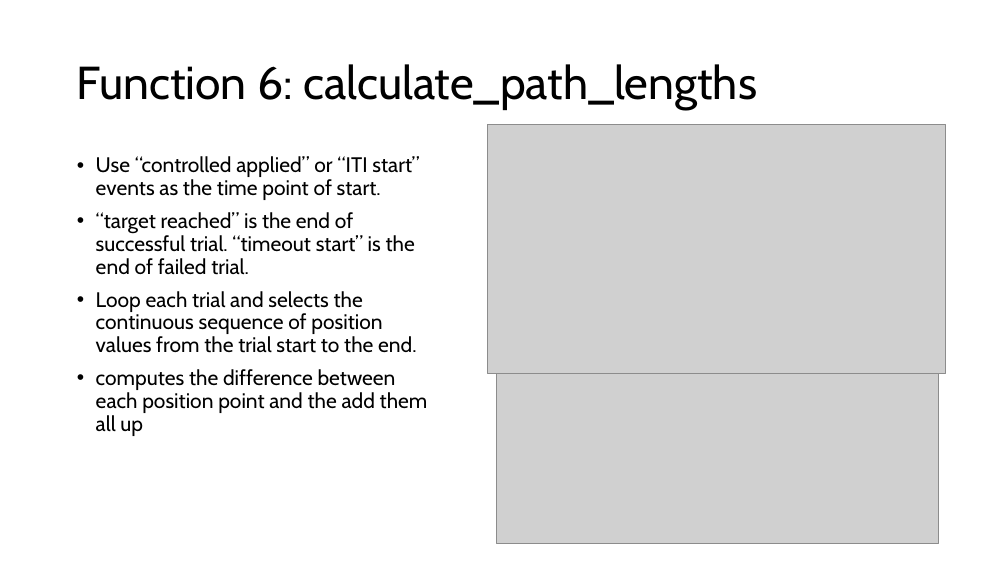
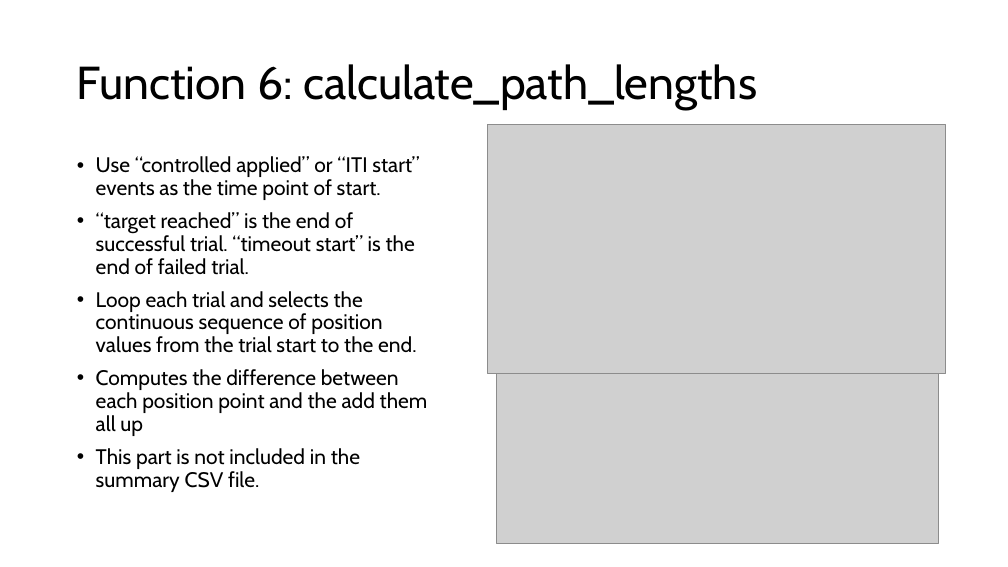
Before and after one commit to ChuehSY/FinalProject_ComSkillNeuro, a slide deck: slide 18 of Final presentation.pptx. Drawn at 1008x567 pixels with LibreOffice and Linux fonts; fonts in the diff are those of the drawing; grey boxes stand for pictures. Boxes give left, top, right and bottom in pixels: in the first picture for what was removed or moved away, otherwise in the second. Text is boxed around its words. In the diff, an @@ line names an element or a change of style, - is before the commit and + after.

```diff
--- a/Final presentation.pptx
+++ b/Final presentation.pptx
@@ text at (96, 369, 428, 492): text changed @@
-• computes the difference between each position point and the add them all up
+• Computes the difference between each position point and the add them all up
+• This part is not included in the summary CSV file.
```
Also in this commit, not shown: 9 other slides changed, 1 slide added, 1 other file.
